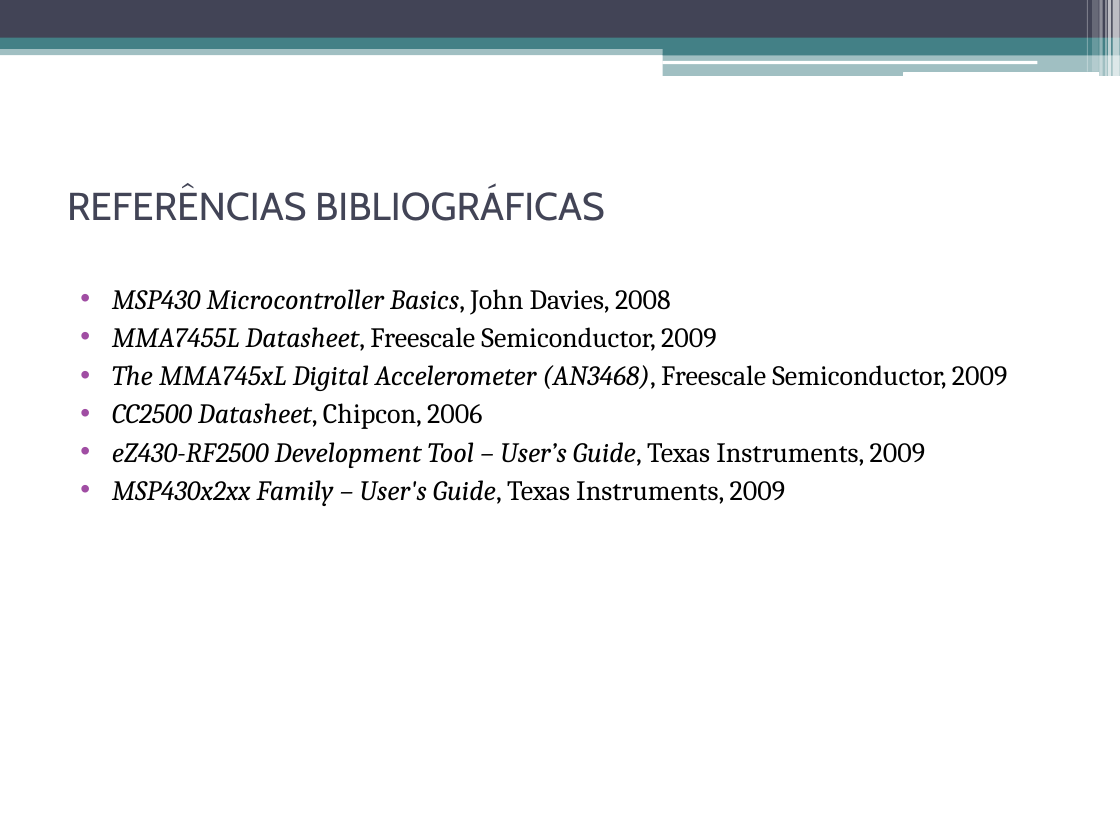
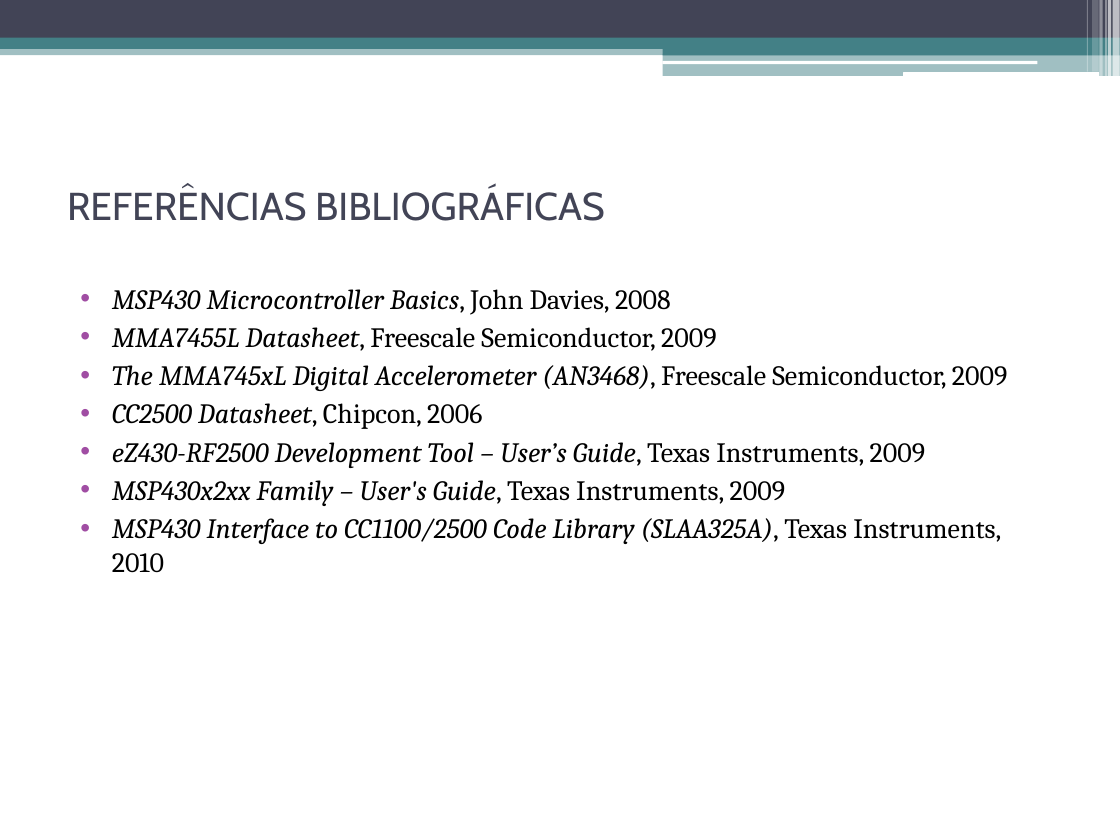
Before and after one commit to gnoahn/msp430-remote-control-car, a slide deck: slide 24 of documentos/apresentação.pptx (slide 19 before the commit). Drawn at 1120x840 pixels with LibreOffice and Linux fonts; fonts in the diff are those of the drawing. Boxes give left, top, right and bottom in pixels: in the first picture for what was removed or moved away, otherwise in the second. Text is boxed around its words. In the diff, an @@ line names an element or a change of style, - is before the commit and + after.

Commit message:
- Inseridos os slides sobre o acelerômetro e a solução RF. - Inseridas novas referências bibliográficas.

```diff
--- a/documentos/apresentação.pptx
+++ b/documentos/apresentação.pptx
@@ text at bbox=[112, 518, 1001, 573]: paragraph added @@
+• MSP430 Interface to CC1100/2500 Code Library (SLAA325A), Texas Instruments, 2010
```
Also in this commit, not shown: 3 other slides changed, 5 slides added.
